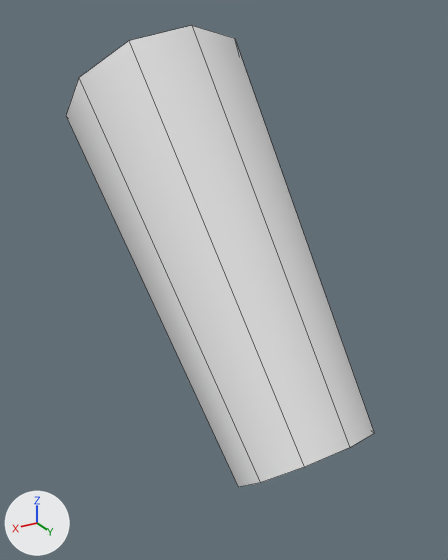
Two versions of the FBX model unity/Assets/Art/Models/Risu_Limb1L.fbx, one commit apart.
Rendered twice from a 50 mm lens placed at (0.767, 1.64, 0.2), pointed at (-0.001, 0.36, -0.44). The lights are fixed; the arrows at lower left show +X, +Y and +Z. The first picture is the older version. Mesh edges are drawn as thin lines. Where no turn or scale is listed for an object, it has been applied to the vertices.

Script lines for the objects in view, before the commit:
```python
me_risu_limb1l = bpy.data.meshes.new('Risu_Limb1L')
me_risu_limb1l.from_pydata(...)  # 20 vertices, 10 faces; spans x -0.25..0.25, y -0.194..0.835, z -0.909..0.173
me_risu_limb1l.materials.append(mat_vertexcolor)  # white #e7e7e7
ob_risu_limb1l = bpy.data.objects.new('Risu_Limb1L', me_risu_limb1l)
ob_risu_limb1l.location = (0.0, 0.0, 0.0)
```
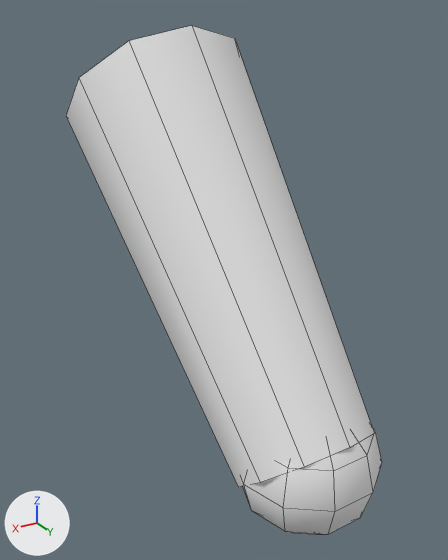
What differs and where, as boxes (x1, y1, x2, y2) in the pictures (448 x 560 px):
'Risu_Limb1L', reshaped (10% taller): before (66, 26, 374, 487); after (66, 26, 382, 534)
part 1 of me_risu_limb1l, added: after (242, 427, 382, 534)

The edits, one by one:
me_risu_limb1l is used by ob_risu_limb1l; location (0.0, 0.0, 0.0).
me_risu_limb1l had 20 vertices, 10 faces and spanned x -0.25..0.25, y -0.194..0.835, z -0.909..0.173.
me_risu_limb1l now has 72 vertices, 70 faces and spans x -0.25..0.25, y -0.194..0.871, z -0.97..0.173.
me_risu_limb1l part 1: a new loose piece, a UV sphere (10 segments, 6 rings, poles along z) spanning x -0.21..0.15, y 0.529..0.871, z -0.97..-0.61, in mat_vertexcolor (white #e7e7e7).
